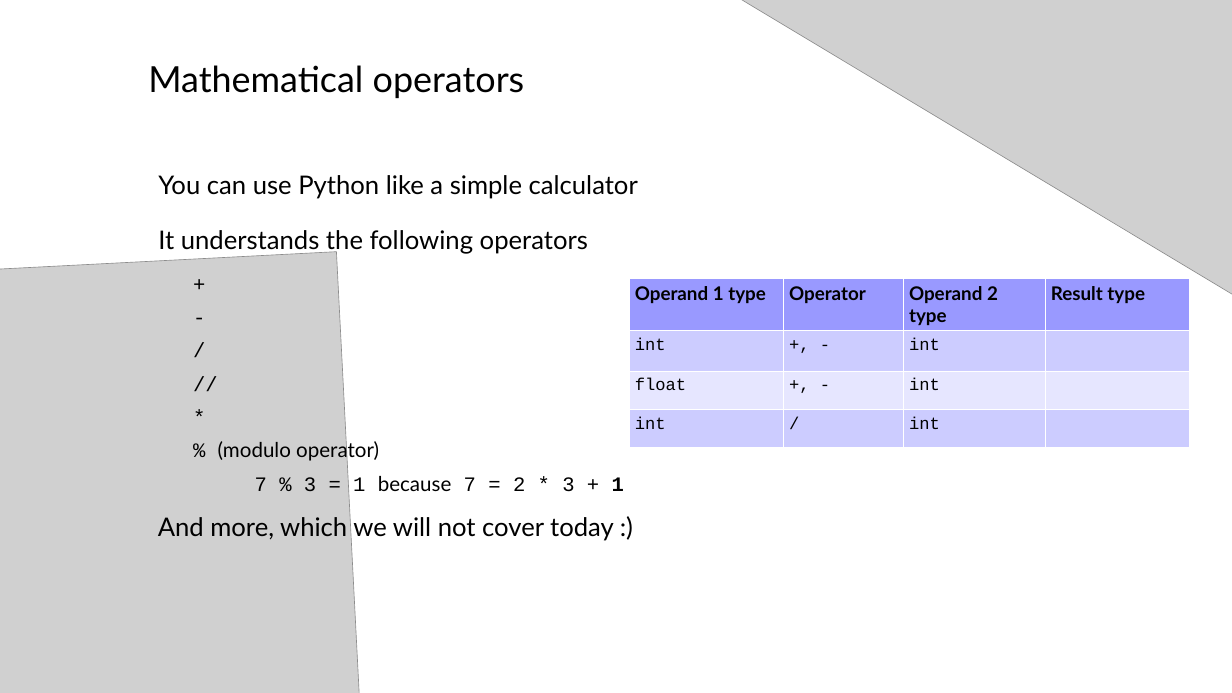
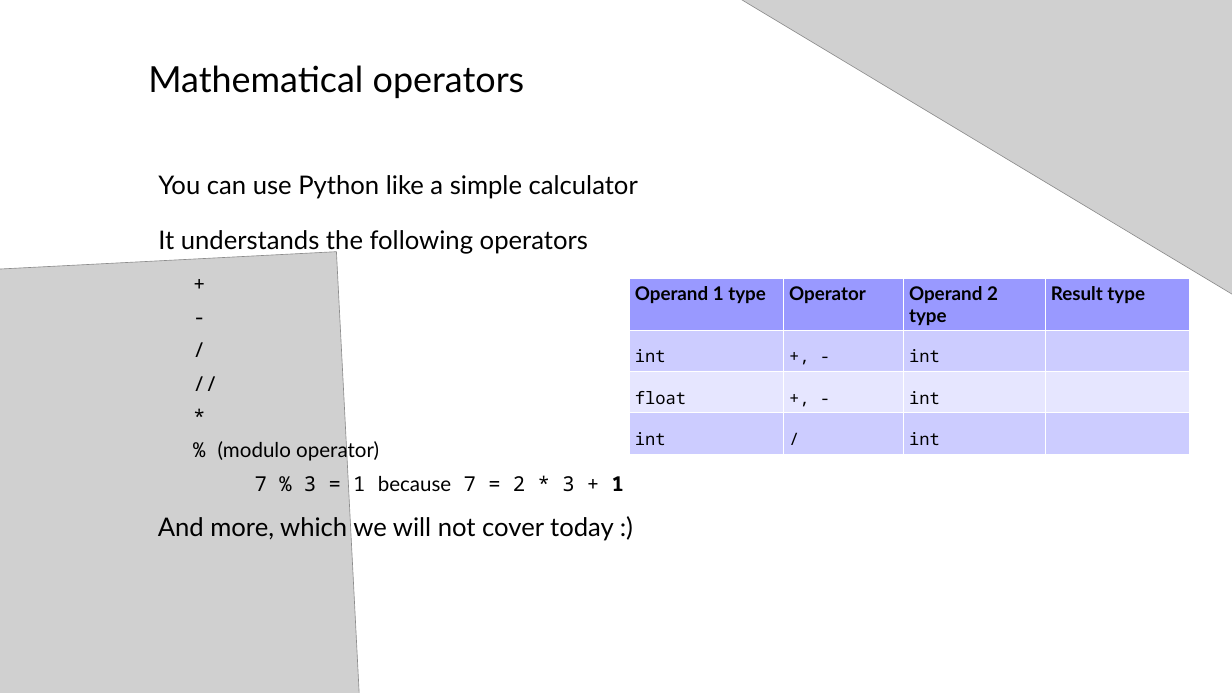
Before and after one commit to makerboxlao/training_resources, a slide deck: slide 10 of Programming_200222/intro.python.workshop.pptx. Drawn at 1232x693 pixels with LibreOffice and Linux fonts; fonts in the diff are those of the drawing; grey boxes stand for pictures; background and template pictures are left out. Boxes give left, top, right and bottom in pixels: in the first picture for what was removed or moved away, otherwise in the second. Text is boxed around its words. In the diff, an @@ line names an element or a change of style, - is before the commit and + after.

```diff
--- a/Programming_200222/intro.python.workshop.pptx
+++ b/Programming_200222/intro.python.workshop.pptx
@@ text "+" at box(218, 439, 624, 492): font Courier New to Noto Sans Mono in "+", "-", "/", "//" and 3 more places @@
@@ table at box(629, 278, 1189, 449) @@
@@ font Courier New to Noto Sans Mono in "int", "+, -", "int", "float" and 5 more places @@
@@ line spacing 1.15 to 1.5 @@
```
Also in this commit, not shown: 21 other slides changed, 1 slide added, 1 slide removed, 3 other files.
